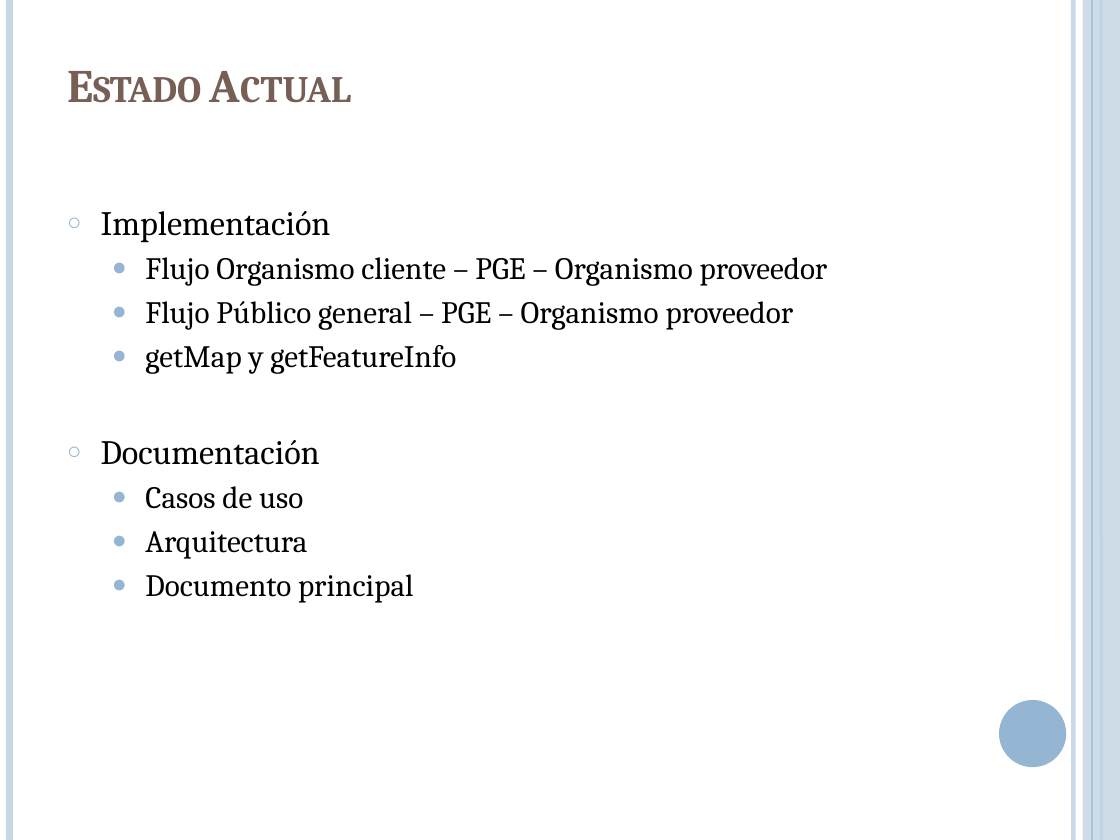
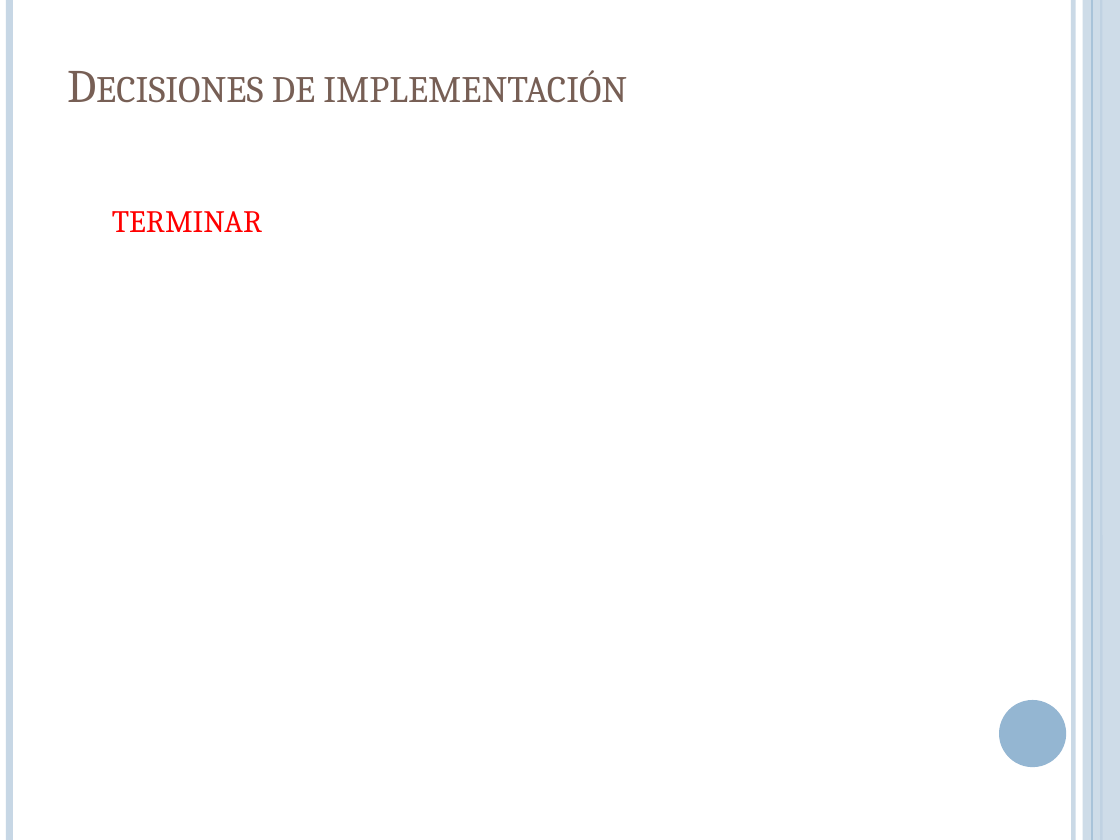
Before and after one commit to lcpaso1/integracion-gis-pge, a slide deck: slide 20 of Presentacion.pptx (slide 19 before the commit). Drawn at 1120x840 pixels with LibreOffice and Linux fonts; fonts in the diff are those of the drawing. Boxes give left, top, right and bottom in pixels: in the first picture for what was removed or moved away, otherwise in the second. Text is boxed around its words. In the diff, an @@ line names an element or a change of style, - is before the commit and + after.

```diff
--- a/Presentacion.pptx
+++ b/Presentacion.pptx
@@ title at (x1=272, y1=70, x2=627, y2=103): text changed; bold off @@
-Estado Actual
+Decisiones de implementación
@@ text at (x1=112, y1=211, x2=262, y2=232): text changed; text colour #000000 to #FF0000 @@
-○ Implementación
-  ● Flujo Organismo cliente – PGE – Organismo proveedor
-  ● Flujo Público general – PGE – Organismo proveedor
-  ● getMap y getFeatureInfo
-○ Documentación
-  ● Casos de uso
-  ● Arquitectura
-  ● Documento principal
+  TERMINAR
```
Also in this commit, not shown: 5 other slides changed, 7 slides added, 2 slides removed.
